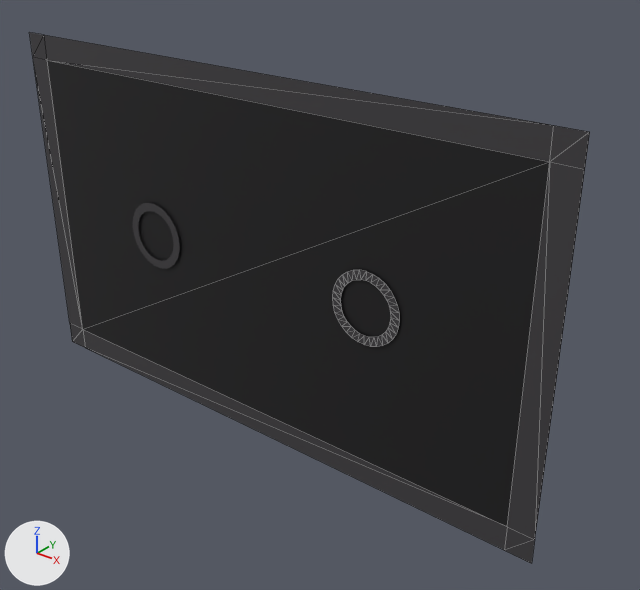
Two versions of the glTF model assets/levels/Lobby.glb, one commit apart.
The view is the same before and after, from a 50 mm lens placed at (1193.0, -1252.0, 775.0), pointed at (111.0, 101.0, -64.0). Every picture has the same lights, and +X, +Y and +Z are marked at lower left. Mesh edges are drawn as thin lines on the coarser meshes. Where no turn or scale is listed for an object, it has been applied to the vertices.

Names of what the first picture shows: 'Circle', 'Circle.001', 'LobbyBackground', 'LobbyBorder'.
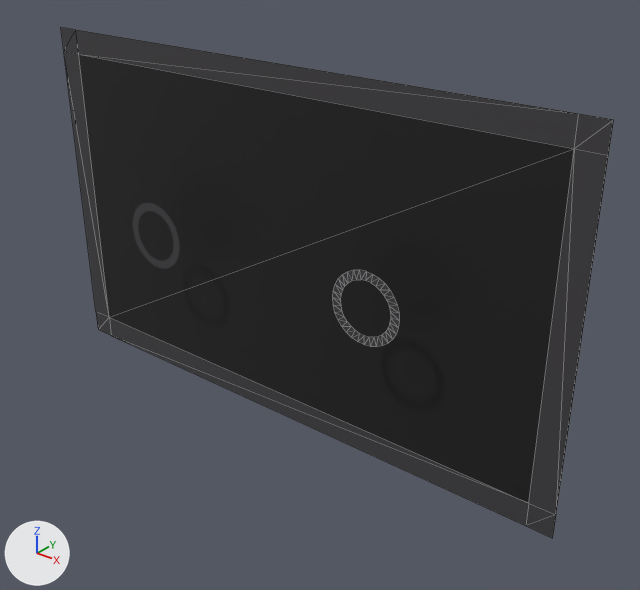
What differs and where, as boxes (x1, y1, x2, y2) in the pictures (640 x 590 px):
'LobbyBackground', moved
    before: (48, 60, 550, 527)
    after: (79, 54, 574, 503)
'LobbyBorder', moved
    before: (29, 32, 590, 564)
    after: (61, 27, 613, 538)

The edits, one by one:
Object 'LobbyBackground' (ob_lobbybackground) moves from (0.0, 10.0, 0.0) to (0.0, 100.0, 0.0).
Object 'LobbyBorder' (ob_lobbyborder) moves from (0.0, 10.0, 0.0) to (0.0, 100.0, 0.0).
